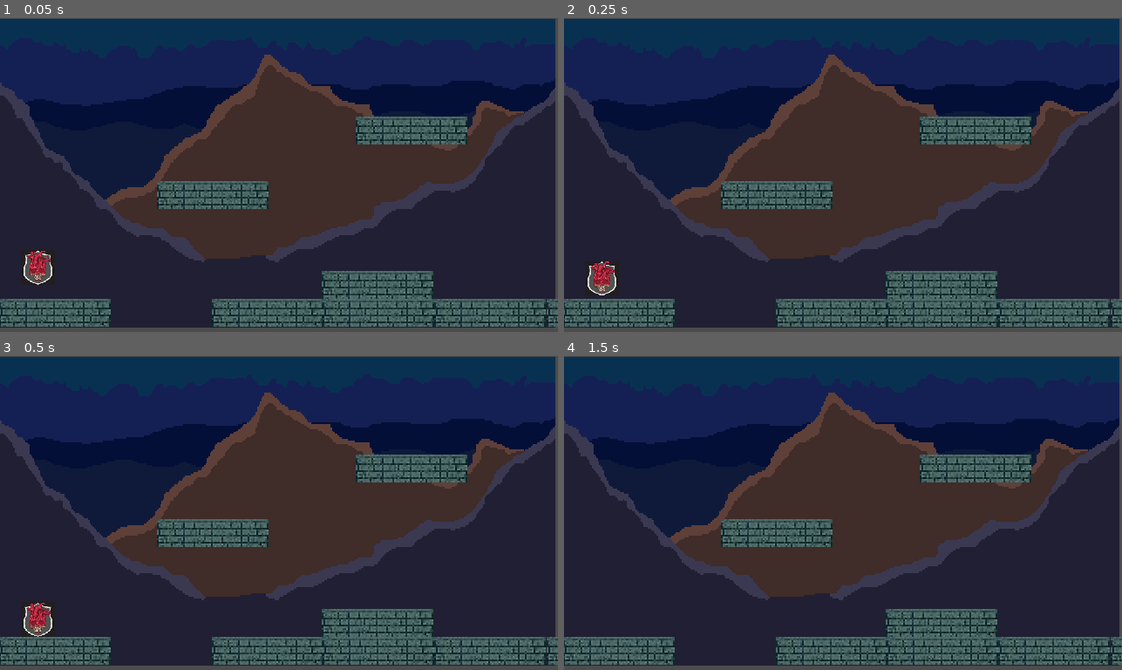
Above: before the commit, frames 1-4 (two rows, left to right).
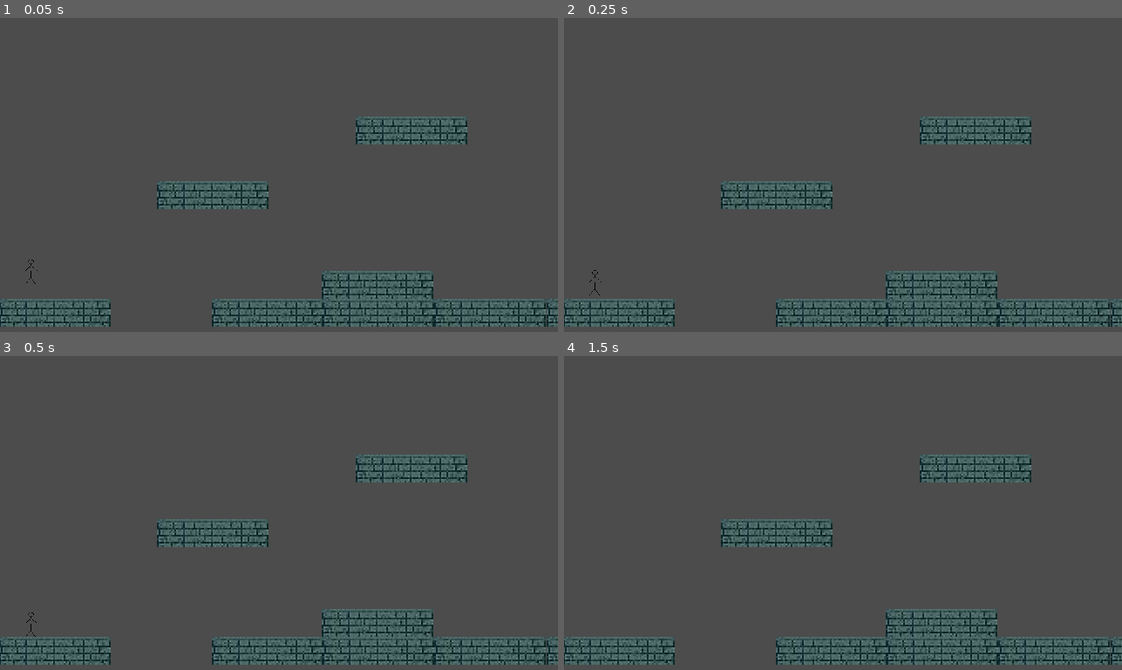
Above: after the commit, the same moments.

Repository: emilymarquessalum/ProjectDarzimov
Game: Godot game, scene res://Main.tscn
The game is run twice, just before and just after one commit, with the same random seed, the same clock (stepped at 60 frames per second) and the same inputs.
Inputs:
- Up to frame 1 (0.05 s): no input
- Up to frame 2 (0.25 s): no input
- Up to frame 3 (0.5 s): no input
- Up to frame 4 (1.5 s): hold A (a) 0.53-1.28 s; tap D (d) at 0.8, 1.35 s

The runs differ from the first frame. In frame 1, 80% of the frame differs, in the area x 0-100%, y 0-99%; in frame 2, 80%; in frame 3, 80%; in frame 4, 80%.

Commit message:
versão 1.1

Diff:
--- a/Main.tscn
+++ b/Main.tscn
@@ -1,31 +1,9 @@
-[gd_scene load_steps=6 format=2]
+[gd_scene load_steps=3 format=2]
 
-[ext_resource path="res://icon.png" type="Texture" id=1]
-[ext_resource path="res://Player.gd" type="Script" id=2]
-[ext_resource path="res://Mountain_Night.png" type="Texture" id=4]
+[ext_resource path="res://Player.tscn" type="PackedScene" id=1]
 [ext_resource path="res://Piso.tscn" type="PackedScene" id=5]
 
-[sub_resource type="RectangleShape2D" id=1]
-
 [node name="Main" type="Node2D"]
-
-[node name="Mountain_Night" type="Sprite" parent="."]
-position = Vector2( 158.928, 89.0106 )
-scale = Vector2( 0.295707, 0.246002 )
-texture = ExtResource( 4 )
-
-[node name="Player" type="KinematicBody2D" parent="."]
-position = Vector2( 21.7186, 142.654 )
-script = ExtResource( 2 )
-
-[node name="Colider" type="CollisionShape2D" parent="Player"]
-position = Vector2( -0.0222778, 0.00200272 )
-shape = SubResource( 1 )
-
-[node name="Sprite" type="Sprite" parent="Player"]
-position = Vector2( 0.0398316, -0.0327873 )
-scale = Vector2( 0.309388, 0.30863 )
-texture = ExtResource( 1 )
 
 [node name="Piso" parent="." instance=ExtResource( 5 )]
 position = Vector2( 31.5, 169.25 )
@@ -50,3 +28,7 @@
 
 [node name="Piso8" parent="." instance=ExtResource( 5 )]
 position = Vector2( 236.147, 64.4784 )
+
+[node name="Player" parent="." instance=ExtResource( 1 )]
+position = Vector2( 18.2017, 144.395 )
+scale = Vector2( 0.295707, 0.246002 )
--- a/Player.gd
+++ b/Player.gd
@@ -12,10 +12,14 @@
 const DEC = 10000 #desaceleração
 const FORCA_PULO = 6500
 const GRAVIDADE = 12000
+const DANO = 15
 
-var vida = 100
+#Status do jogador
+var vida_max = 300
+var vida = 300
 var defesa = 10
-var dano = 30
+var danoArma = 0
+var pulo_Max = 2
 
 
 func _ready():
@@ -24,8 +28,12 @@
 
 
 func _input(event):
-	if event.is_action_pressed("space"):
+	if is_on_floor() == true:
+		pulo_Max = 2
+
+	if event.is_action_pressed("space") and pulo_Max > 0:
 		rapidez_y = -FORCA_PULO
+		pulo_Max = pulo_Max - 1
 	pass
 
 func _process(delta):
@@ -49,8 +57,13 @@
 		rapidez_x -= DEC * delta
 	rapidez_x = clamp(rapidez_x, 0, VEL_MAX)
 
-	rapidez_y += GRAVIDADE * delta
+	if is_on_floor() == false:
+		rapidez_y += GRAVIDADE * delta
+	if is_on_wall() == true:
+		pulo_Max = pulo_Max + 1
+		rapidez_y = (GRAVIDADE / 1.2) * delta
 
 	velocidade.x = rapidez_x * delta * direcao
 	velocidade.y = rapidez_y * delta
-	move_and_slide(velocidade)
+
+	velocidade = move_and_slide(velocidade, Vector2.UP)
--- /dev/null
+++ b/Player.tscn
@@ -0,0 +1,19 @@
+[gd_scene load_steps=4 format=2]
+
+[ext_resource path="res://Player.gd" type="Script" id=1]
+[ext_resource path="res://teste.png" type="Texture" id=2]
+
+[sub_resource type="RectangleShape2D" id=1]
+extents = Vector2( 12.3008, 29.4084 )
+
+[node name="Player" type="Node2D"]
+
+[node name="KinematicBody2D" type="KinematicBody2D" parent="."]
+script = ExtResource( 1 )
+
+[node name="CollisionShape2D" type="CollisionShape2D" parent="KinematicBody2D"]
+position = Vector2( -0.662163, 2.64866 )
+shape = SubResource( 1 )
+
+[node name="Sprite" type="Sprite" parent="KinematicBody2D"]
+texture = ExtResource( 2 )
Binary file removed: Mountain_Night.png
Not shown, removed: Mountain_Night.png.import
Binary file removed: images.jpg
Not shown, removed: images.jpg.import
Binary file added: teste.png
